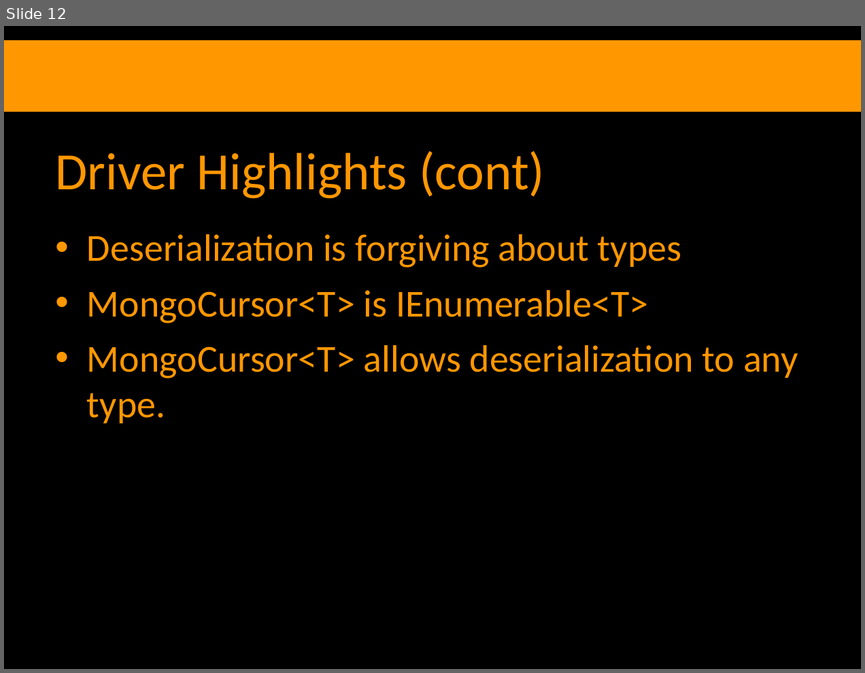
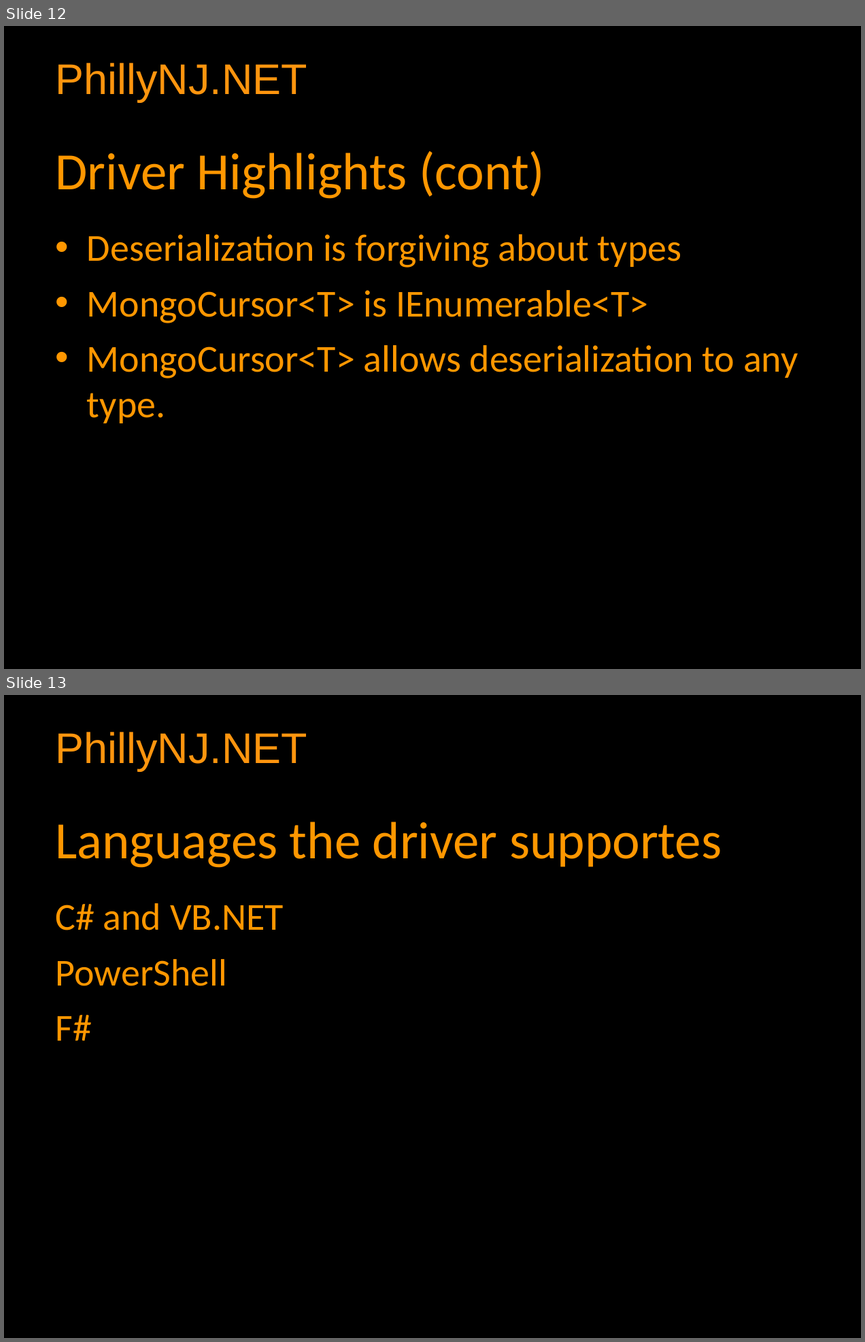
Before and after one commit to zippy1981/CodeCampNYC_Mongo, a slide deck: Slides.odp. Shown one above the other, each under a label of ours: slide 12 before the commit, slides 12 and 13 after it. The pictures are 865x673 and 865x1342 pixels, drawn with LibreOffice and Linux fonts; fonts in the diff are those of the drawing; background and template pictures are left out. Boxes give left, top, right and bottom in pixels: in the first picture for what was removed or moved away, otherwise in the second. Text is boxed around its words. In the diff, an @@ line names an element or a change of style, - is before the commit and + after.

Commit message:
Use the modern version of the driver. Use nuget.

```diff
--- a/Slides.odp
+++ b/Slides.odp
@@ slide 13 added at bbox=[4, 695, 861, 1338], background #000000; not listed: 1 template element that a slide beside it also shows @@
@@ title added at bbox=[55, 821, 721, 868], 44 pt, text #FF9700 @@
+Languages the driver supportes
@@ text added at bbox=[55, 903, 283, 1040], 32 pt, text #FF9700 @@
+C# and VB.NET
+PowerShell
+F#
@@ slide 12 changed as well @@
@@ rectangle removed at bbox=[4, 40, 861, 112] @@
@@ text added at bbox=[55, 63, 307, 102], 36 pt, text #FF950E @@
+PhillyNJ.NET
```
Also in this commit, not shown: 10 other slides changed, 5 other slides added, 3 slides removed, 34 other files.
